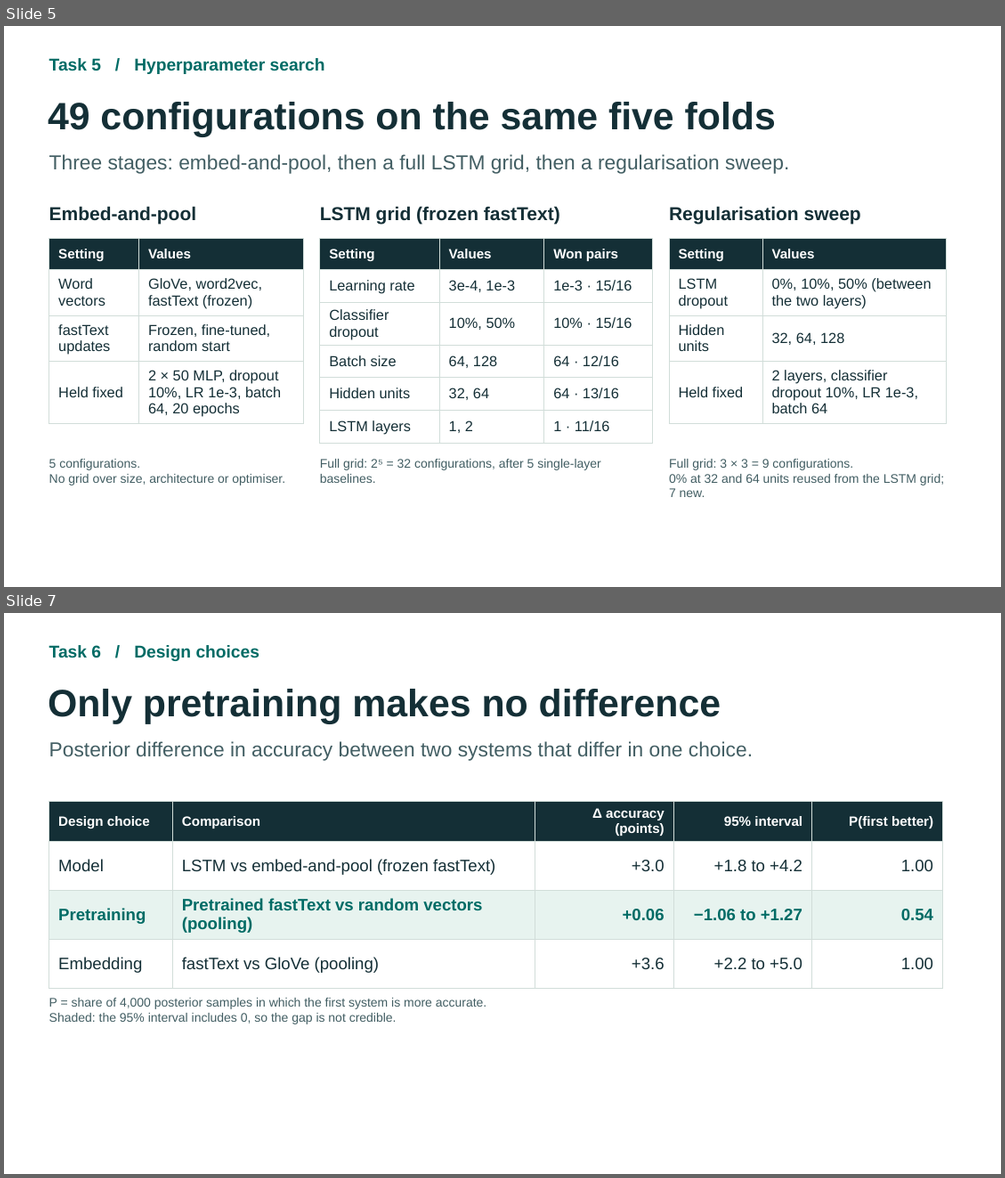
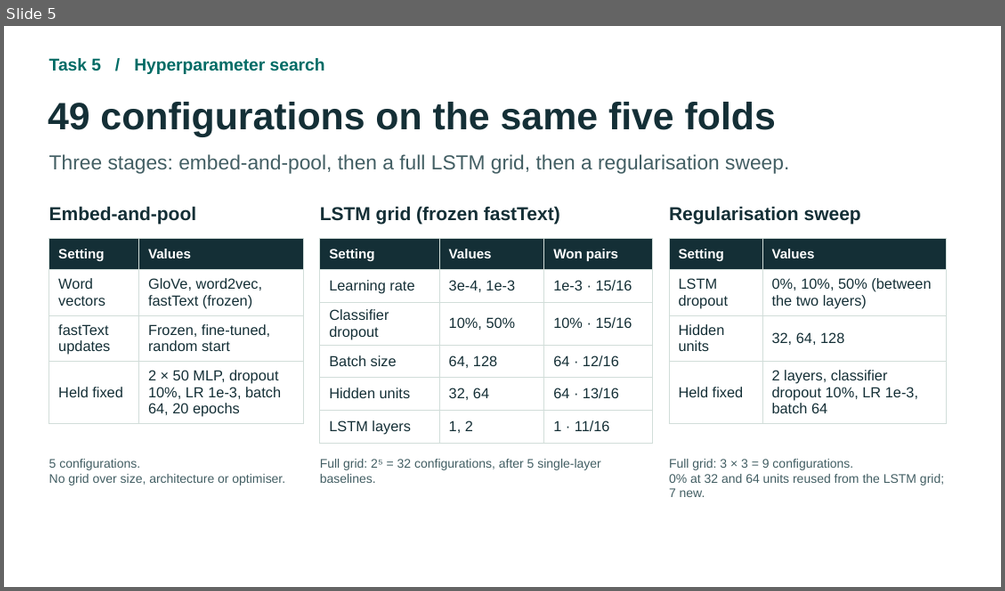
Before and after one commit to angelosntousis/Athena, a slide deck: part2/slides/IMDb Part 2 - Tasks 1 to 6.pptx. Shown one above the other, each under a label of ours: slides 5 and 7 before the commit, slide 5 after it; the slides between them are not shown. The pictures are 1005x1178 and 1005x591 pixels, drawn with LibreOffice and Linux fonts; fonts in the diff are those of the drawing. Boxes give left, top, right and bottom in pixels: in the first picture for what was removed or moved away, otherwise in the second. Text is boxed around its words. In the diff, an @@ line names an element or a change of style, - is before the commit and + after.

```diff
--- a/part2/slides/IMDb Part 2 - Tasks 1 to 6.pptx
+++ b/part2/slides/IMDb Part 2 - Tasks 1 to 6.pptx
@@ slide 7 removed at <box>4,613,1001,1174</box>, background #FFFFFF @@
@@ text removed at <box>49,645,259,661</box> @@
-Task 6 / Design choices
@@ text removed at <box>48,689,721,724</box> @@
-Only pretraining makes no difference
@@ text removed at <box>49,741,752,761</box> @@
-Posterior difference in accuracy between two systems that differ in one choice.
@@ table removed at <box>48,802,942,983</box>, 4 rows, 5 columns @@
-Design choice | Comparison | Δ accuracy (points) | 95% interval | P(first better)
-Model | LSTM vs embed-and-pool (frozen fastText) | +3.0 | +1.8 to +4.2 | 1.00
-Pretraining | Pretrained fastText vs random vectors (pooling) | +0.06 | −1.06 to +1.27 | 0.54
-Embedding | fastText vs GloVe (pooling) | +3.6 | +2.2 to +5.0 | 1.00
@@ text removed at <box>49,997,486,1024</box> @@
-P = share of 4,000 posterior samples in which the first system is more accurate.
-Shaded: the 95% interval includes 0, so the gap is not credible.
```
Also in this commit, not shown: 1 slide added, 1 other slide removed.
